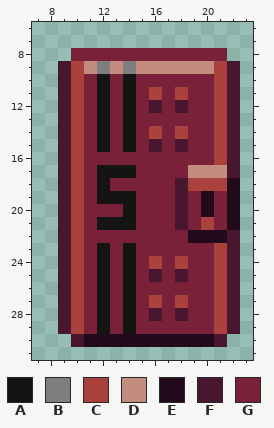
Pixel-art sprite -- Resources/Textures/Structures/Storage/closet.rsi/warden_door.png. Above is the file before it was changed.
The file is 32x32 pixels. Shown: x 7..23, y 6..31.
Palette (. is transparent): A #141414  B #7e7e7e  C #a9423c  D #c48c7f  E #22091b  F #48162e  G #792139
After the commit:
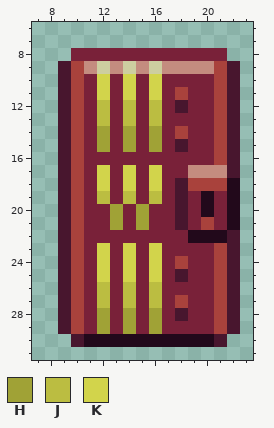
Colours new in this view: H #a0a236  J #bbbd41  K #d2d44b
Difference:
@@ palette @@
-B #7e7e7e
+B #cdcea0
@@ x 10..18 @@
  8 GGGGGGGGG
- 9 CDBDBDDDD
-10 CGAGAGGGG
-11 CGAGAGCGC
-12 CGAGAGFGF
-13 CGAGAGGGG
-14 CGAGAGCGC
-15 CGAGAGFGF
+ 9 CDBDBDBDD
+10 CGKGKGKGG
+11 CGKGKGKGC
+12 CGJGJGJGF
+13 CGJGJGJGG
+14 CGHGHGHGC
+15 CGHGHGHGF
 16 CGGGGGGGG
-17 CGAAAGGGG
-18 CGAGGGGGF
-19 CGAAAGGGF
-20 CGGGAGGGF
-21 CGAAAGGGF
+17 CGKGKGKGG
+18 CGKGKGKGF
+19 CGJGJGJGF
+20 CGGHGHGGF
+21 CGGHGHGGF
 22 CGGGGGGGG
-23 CGAGAGGGG
-24 CGAGAGCGC
-25 CGAGAGFGF
-26 CGAGAGGGG
-27 CGAGAGCGC
-28 CGAGAGFGF
-29 CGAGAGGGG
+23 CGKGKGKGG
+24 CGKGKGKGC
+25 CGKGKGKGF
+26 CGJGJGJGG
+27 CGJGJGJGC
+28 CGHGHGHGF
+29 CGHGHGHGG
 30 FEEEEEEEE
